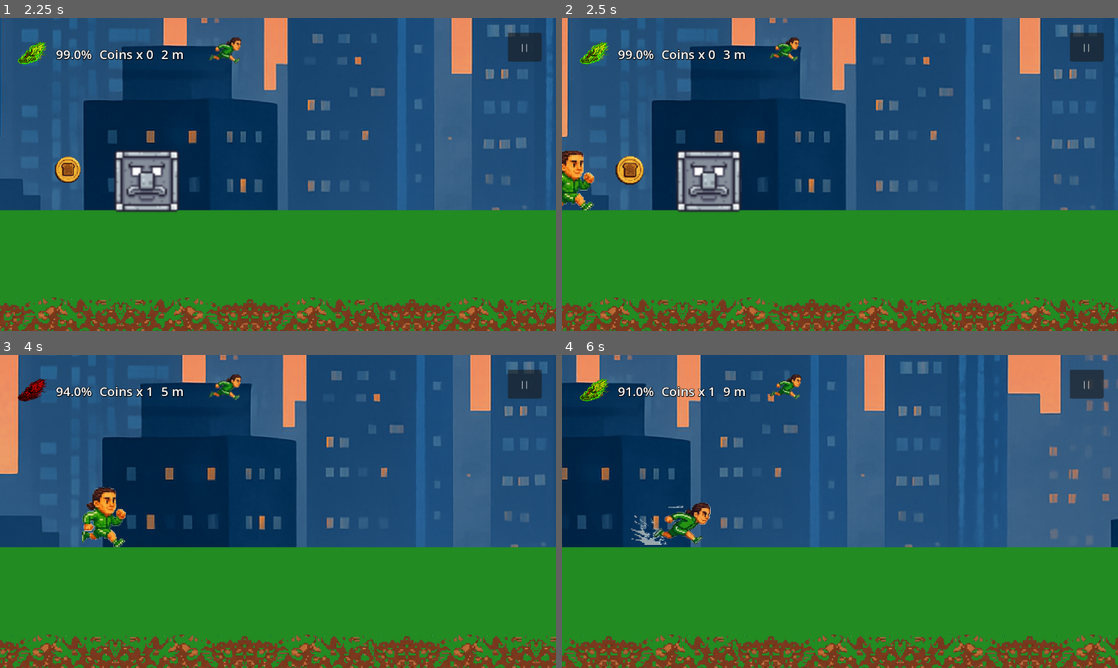
Above: before the commit, frames 1-4 (two rows, left to right).
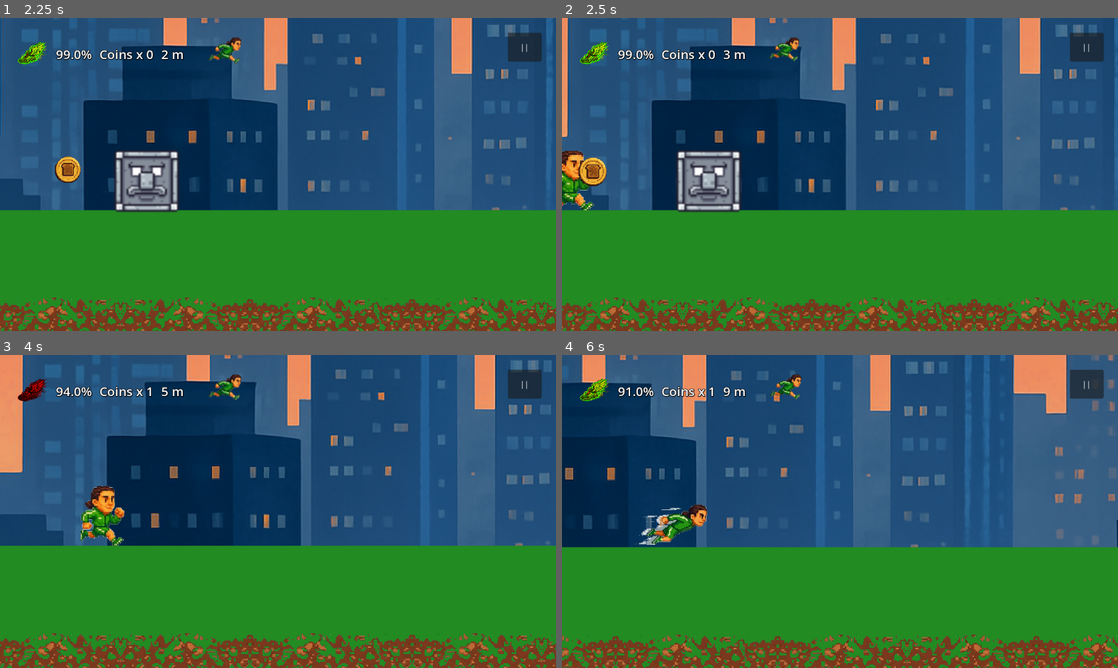
Above: after the commit, the same moments.

Repository: FalseThinks/cardioman-adventures
Game: Godot game, scene res://ui/start_menu.tscn
Two runs of this game, one before a commit and one after it. Both use one fixed random seed, a clock stepped at 60 frames per second and the inputs below.
Inputs:
- Up to frame 1 (2.25 s): click "PLAY" at 0.5 s; click "||" at 1.25 s; click "RESUME" at 2 s
- Up to frame 2 (2.5 s): no input
- Up to frame 3 (4 s): click "||" at 2.75 s; click "RESUME" at 3.5 s
- Up to frame 4 (6 s): click "||" at 4.25 s; click "RESUME" at 5 s; tap Enter at 5.75 s; tap X (dash) at 5.85 s

Frame 1 is identical in both runs. In frame 2, 0.8% of the frame differs, in the area x 2-15%, y 44-54%; in frame 3, 14%; in frame 4, 15%, in the area x 0-100%, y 0-100%.

Commit message:
Difficulty managerr

Diff:
--- a/consumables/coins/coin.gd
+++ b/consumables/coins/coin.gd
@@ -5,18 +5,41 @@
 func _ready():
 	connect("body_entered", Callable(self, "_on_body_entered"))
 	add_to_group("coins")
-	# Randomize start phase for variety
 	anim_timer = randf() * 10.0
 
 func _process(delta):
 	anim_timer += delta
-	# Gentle bobbing
+	# Bobbing and pulse animation
 	$Sprite2D.position.y = sin(anim_timer * 2.5) * 8.0
-	# Subtle pulsing pulse
 	var s = 0.12 + sin(anim_timer * 4.0) * 0.01
 	$Sprite2D.scale = Vector2(s, s)
 
+	# Magnet: smoothly attract toward player when close
+	var player = get_tree().get_first_node_in_group("player")
+	if player and global_position.distance_to(player.global_position) < 150.0:
+		global_position = global_position.lerp(player.global_position, delta * 8.0)
+
 func _on_body_entered(body):
 	if body.is_in_group("player"):
+		_spawn_particles(global_position, Color(1.0, 0.85, 0.0))
 		global.add_coin()
 		queue_free()
+
+func _spawn_particles(pos: Vector2, color: Color):
+	var particles = CPUParticles2D.new()
+	get_tree().current_scene.add_child(particles)
+	particles.global_position = pos
+	particles.emitting = true
+	particles.one_shot = true
+	particles.explosiveness = 0.95
+	particles.amount = 10
+	particles.lifetime = 0.5
+	particles.direction = Vector2(0, -1)
+	particles.spread = 180.0
+	particles.gravity = Vector2(0, 300)
+	particles.initial_velocity_min = 60.0
+	particles.initial_velocity_max = 130.0
+	particles.scale_amount_min = 3.0
+	particles.scale_amount_max = 5.0
+	particles.color = color
+	get_tree().create_timer(particles.lifetime + 0.2).timeout.connect(particles.queue_free)
--- a/consumables/tofu.gd
+++ b/consumables/tofu.gd
@@ -21,8 +21,26 @@
 
 func _on_body_entered(body):
 	if body.is_in_group("player"):
-		body.current_stamina += stamina_heal
-		if body.current_stamina > body.max_stamina:
-			body.current_stamina = body.max_stamina
+		body.current_stamina = min(body.current_stamina + stamina_heal, body.max_stamina)
 		body.stamina_bar.update_stamina_bar(body.current_stamina, body.max_stamina)
+		_spawn_particles(global_position)
 		queue_free()
+
+func _spawn_particles(pos: Vector2):
+	var particles = CPUParticles2D.new()
+	get_tree().current_scene.add_child(particles)
+	particles.global_position = pos
+	particles.emitting = true
+	particles.one_shot = true
+	particles.explosiveness = 0.95
+	particles.amount = 12
+	particles.lifetime = 0.6
+	particles.direction = Vector2(0, -1)
+	particles.spread = 120.0
+	particles.gravity = Vector2(0, 200)
+	particles.initial_velocity_min = 40.0
+	particles.initial_velocity_max = 100.0
+	particles.scale_amount_min = 3.0
+	particles.scale_amount_max = 6.0
+	particles.color = Color(0.3, 0.9, 0.3)
+	get_tree().create_timer(particles.lifetime + 0.2).timeout.connect(particles.queue_free)
--- /dev/null
+++ b/difficulty_manager.gd
@@ -0,0 +1,45 @@
+extends Node
+
+# Returns spawning parameters for the given distance in meters.
+# Called every frame by the spawner; tiers ramp up over time.
+func get_params(meters: int) -> Dictionary:
+	if meters < 200:
+		# Tutorial zone: slow, no rockets
+		return {
+			"spawn_min": 2.0, "spawn_max": 3.5,
+			"rocket_chance": 0.0,
+			"batch_max": 1,
+			"consumable_chance": 0.30
+		}
+	elif meters < 500:
+		# Normal: original behavior
+		return {
+			"spawn_min": 1.0, "spawn_max": 2.5,
+			"rocket_chance": 0.30,
+			"batch_max": 2,
+			"consumable_chance": 0.40
+		}
+	elif meters < 1000:
+		# Heated: faster spawns, more rockets
+		return {
+			"spawn_min": 0.8, "spawn_max": 2.0,
+			"rocket_chance": 0.40,
+			"batch_max": 2,
+			"consumable_chance": 0.35
+		}
+	elif meters < 2000:
+		# Intense: tight gaps, lots of rockets
+		return {
+			"spawn_min": 0.6, "spawn_max": 1.5,
+			"rocket_chance": 0.50,
+			"batch_max": 2,
+			"consumable_chance": 0.30
+		}
+	else:
+		# Maximum difficulty
+		return {
+			"spawn_min": 0.5, "spawn_max": 1.2,
+			"rocket_chance": 0.60,
+			"batch_max": 2,
+			"consumable_chance": 0.25
+		}
--- a/objects/static/object_static_spawner.gd
+++ b/objects/static/object_static_spawner.gd
@@ -1,80 +1,80 @@
 extends Node2D
+
+const DifficultyManager = preload("res://difficulty_manager.gd")
 
 var obstacle_scene = preload("res://objects/static/obstacle.tscn")
 var coin_scene = preload("res://consumables/coins/coin.tscn")
 var tofu_scene = preload("res://consumables/tofu.tscn")
-var spawn_timer = 1.5
-var elapsed_time = 0
-var min_distance_between_batches = 1500  # Distance between batches of obstacles
+
+var spawn_timer = 2.0
+var elapsed_time = 0.0
+var min_distance_between_batches = 1500
 var last_spawn_x = 0.0
-var spawn_y = 470.0  # Fixed position just above the floor
-var obstacle_width = 0
+
+var player: Node = null
+var difficulty_manager: Node = null
 
 func _ready():
-	var player = get_tree().get_first_node_in_group("player")
+	difficulty_manager = DifficultyManager.new()
+	add_child(difficulty_manager)
+
+	player = get_tree().get_first_node_in_group("player")
+	if not player:
+		await get_tree().process_frame
+		player = get_tree().get_first_node_in_group("player")
 
 	if player:
-		# Store the player's initial X position when the scene starts
 		last_spawn_x = player.global_position.x + 800
 
-	# Set the spawn_y to the fixed value above the floor
-	# If you want to calculate the height dynamically, make sure it's set correctly (e.g., floor height).
-	# Here it's fixed at 550 for now.
+func _get_meters() -> int:
+	if not player:
+		return 0
+	return int(max(0, player.global_position.x - global.PLAYER_START_X) / global.PIXELS_PER_METER)
 
 func _process(delta):
+	if not player:
+		player = get_tree().get_first_node_in_group("player")
+		return
+
 	elapsed_time += delta
+	var params = difficulty_manager.get_params(_get_meters())
 
 	if elapsed_time >= spawn_timer:
-		var player = get_tree().get_first_node_in_group("player")
-		if not player:
-			return
-
-		# Get screen width for spawn position calculation
 		var screen_width = get_viewport().get_visible_rect().size.x
 		var spawn_x = player.global_position.x + screen_width * 1.5
 
-		# Avoid multiple spawn batches happening too close to each other
 		if spawn_x >= last_spawn_x + min_distance_between_batches:
-			spawn_obstacle_batch(spawn_x)
+			spawn_obstacle_batch(spawn_x, params)
 			last_spawn_x = spawn_x
-			elapsed_time = 0
-			spawn_timer = randf_range(1.0, 2.5)  # Randomize spawn interval for variety
+			elapsed_time = 0.0
+			spawn_timer = randf_range(params["spawn_min"], params["spawn_max"])
 
-func spawn_obstacle_batch(start_x: float):
-	var obstacle_count = randi_range(1, 2)  # Randomly spawn 1 to 2 obstacles to reduce clutter
-	var player = get_tree().get_first_node_in_group("player")
+func spawn_obstacle_batch(start_x: float, params: Dictionary):
+	var obstacle_count = randi_range(1, params["batch_max"])
 	var ground_y = player.floor_y if player else global.FLOOR_Y
 
-	# Ensure obstacles spawn at a fixed height
 	for i in range(obstacle_count):
 		var obstacle = obstacle_scene.instantiate()
-
-		# Give a massive flat buffer between spawned batch nodes to prevent overlapping
 		var offset_x = (i * randf_range(700, 1100)) + 600
 
-		# Set is_rocket BEFORE add_child so _ready() can configure the rocket properly
-		if randf() < 0.3:
+		if randf() < params["rocket_chance"]:
 			obstacle.is_rocket = true
 
-		add_child(obstacle) # Add the obstacle to the scene
-
-		obstacle.global_position = Vector2(start_x + offset_x, ground_y + 10)  # Anchor to player feet
+		add_child(obstacle)
+		obstacle.global_position = Vector2(start_x + offset_x, ground_y + 10)
 		obstacle.visible = true
 
 		var sprite_node = obstacle.find_child("Sprite2D")
 		if sprite_node:
 			sprite_node.visible = true
 
-		if randf() < 0.4 and not obstacle.is_rocket:
+		if randf() < params["consumable_chance"] and not obstacle.is_rocket:
 			var item
 			if randf() < 0.25:
 				item = tofu_scene.instantiate()
 			else:
 				item = coin_scene.instantiate()
 
-			# Parent to spawner (not obstacle) so item survives when obstacle is destroyed
+			# Parent to spawner (not obstacle) so item survives obstacle destruction
 			add_child(item)
 			item.global_position = Vector2(start_x + offset_x, (ground_y + 10) - randf_range(50, 120))
-
-		# Add the obstacle to the scene
-		# Removed duplicate add_child(obstacle)
--- a/player.gd
+++ b/player.gd
@@ -194,23 +194,35 @@
 	move_and_slide()
 
 func take_damage():
-	print("Taking damage from obstacle/projectile!")
 	current_stamina -= stamina_penalty_object
 	stamina_bar.flash_stamina(Color.RED)
 	start_invulnerability()
+	shake_camera(8.0, 0.3)
+	hit_freeze(0.05)
+
+func shake_camera(intensity: float, duration: float):
+	var steps = int(duration / 0.04)
+	var tween = get_tree().create_tween()
+	for i in range(steps):
+		tween.tween_property($Camera2D, "offset:y", randf_range(-intensity, intensity), 0.04)
+	tween.tween_property($Camera2D, "offset:y", 0.0, 0.04)
+
+func hit_freeze(duration: float):
+	if Engine.time_scale != 1.0:
+		return
+	Engine.time_scale = 0.05
+	get_tree().create_timer(duration, true, false, true).timeout.connect(
+		func(): Engine.time_scale = 1.0
+	)
 
 # === Dash ===
 func dash():
 	current_stamina -= dash_stamina_cost
 	can_dash = false
 	is_dashing = true
-	print("Dash started!")
-
-	var dash_timer = get_tree().create_timer(dash_duration)
-	dash_timer.timeout.connect(func():
-		print("Dash ended!")
-		end_dash()
-	)
+
+
+	get_tree().create_timer(dash_duration).timeout.connect(end_dash)
 
 func end_dash():
 	# Reset dash
@@ -235,20 +247,15 @@
 
 			if is_frontal_collision:
 				if is_invulnerable:
-					# During invulnerability, just destroy the obstacle for left-side collisions
 					body.destroy()
 				else:
-					# Not invulnerable, take damage
-					print("Taking damage from obstacle!")
-					current_stamina -= stamina_penalty_object
-					stamina_bar.flash_stamina(Color.RED)
-					start_invulnerability()
+					take_damage()
 					body.destroy()
 
 # === Invulnerability Blink ===
 func start_invulnerability():
 	is_invulnerable = true
-	print("Player is now invulnerable")
+
 
 	blink_timer = Timer.new()
 	blink_timer.wait_time = 0.15
@@ -260,7 +267,7 @@
 	await get_tree().create_timer(invulnerability_time).timeout
 
 	is_invulnerable = false
-	print("Player is no longer invulnerable")
+
 
 	if blink_timer:
 		blink_timer.stop()
